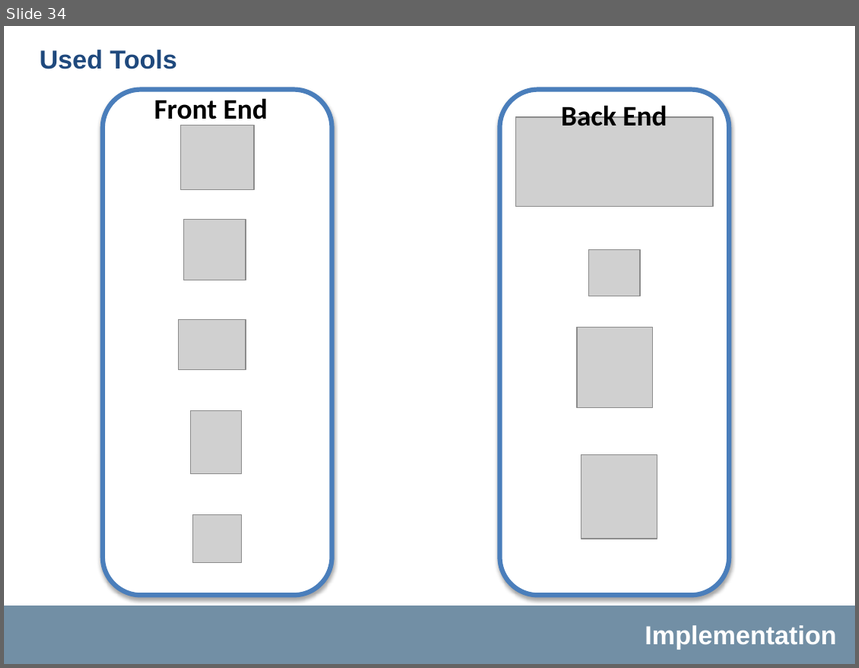
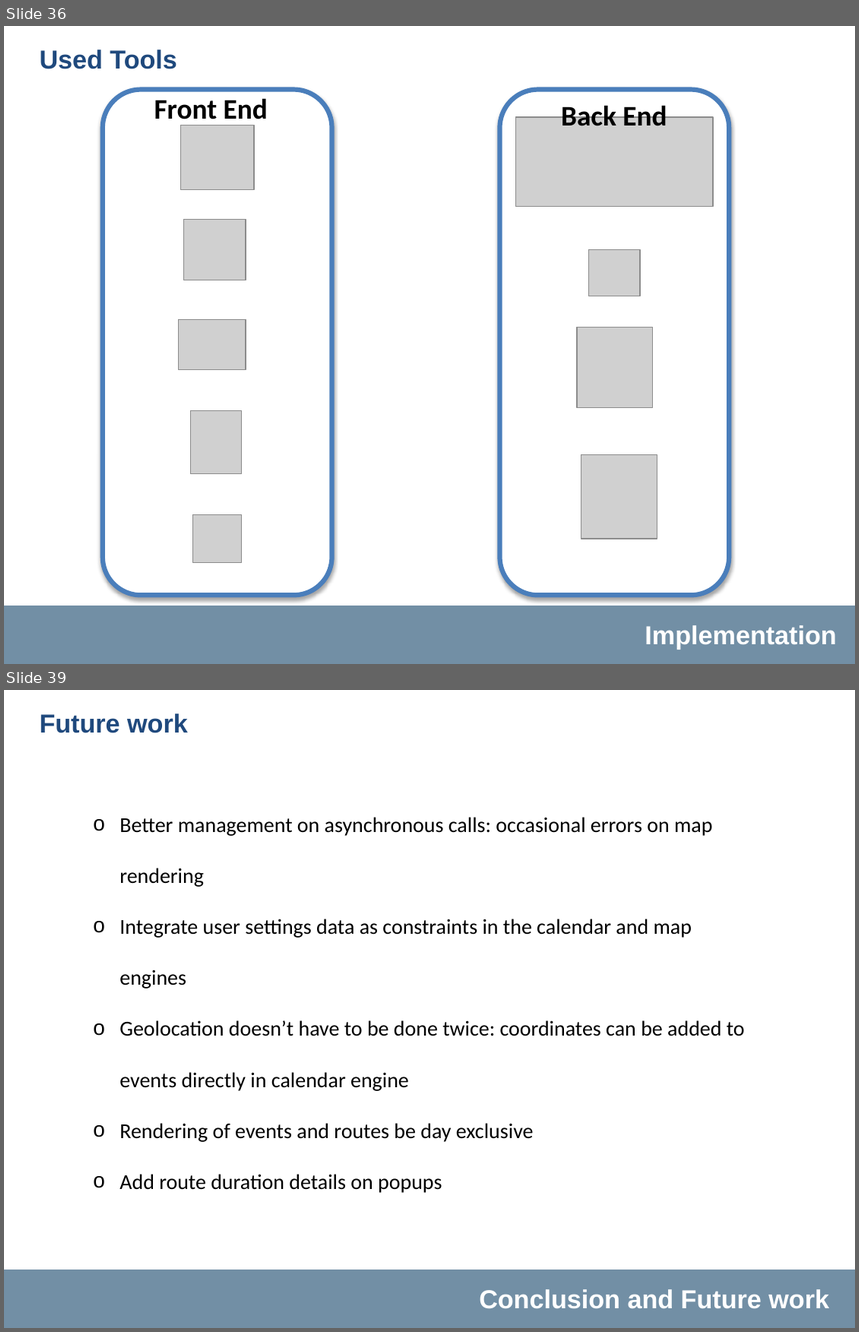
Before and after one commit to andelnegro6/SmartCommute, a slide deck: docs/Smart Commute.pptx. Shown one above the other, each under a label of ours: slide 34 before the commit, slides 36 and 39 after it; the slides between them are not shown. The pictures are 859x668 and 859x1332 pixels, drawn with LibreOffice and Linux fonts; fonts in the diff are those of the drawing; grey boxes stand for pictures; background and template pictures are left out. Boxes give left, top, right and bottom in pixels: in the first picture for what was removed or moved away, otherwise in the second. Text is boxed around its words. In the diff, an @@ line names an element or a change of style, - is before the commit and + after.

```diff
--- a/docs/Smart Commute.pptx
+++ b/docs/Smart Commute.pptx
@@ slide 39 added at bbox=[4, 690, 855, 1328], background #FFFFFF; not listed: 1 template element that a slide beside it also shows @@
@@ title added at bbox=[40, 714, 188, 733], 22 pt, text #1F497D, bold @@
+Future work
@@ text added at bbox=[120, 817, 745, 1193], 18 pt, text #000000 @@
+o Better management on asynchronous calls: occasional errors on map rendering
+o Integrate user settings data as constraints in the calendar and map engines
+o Geolocation doesn’t have to be done twice: coordinates can be added to events directly in calendar engine
+o Rendering of events and routes be day exclusive
+o Add route duration details on popups
@@ text added at bbox=[479, 1290, 829, 1309], 22 pt, text #FFFFFF, bold @@
+Conclusion and Future work
@@ what was slide 34 is now slide 36 @@
```
Also in this commit, not shown: 5 slides changed, 3 other slides added, 1 slide removed, 4 other files.
